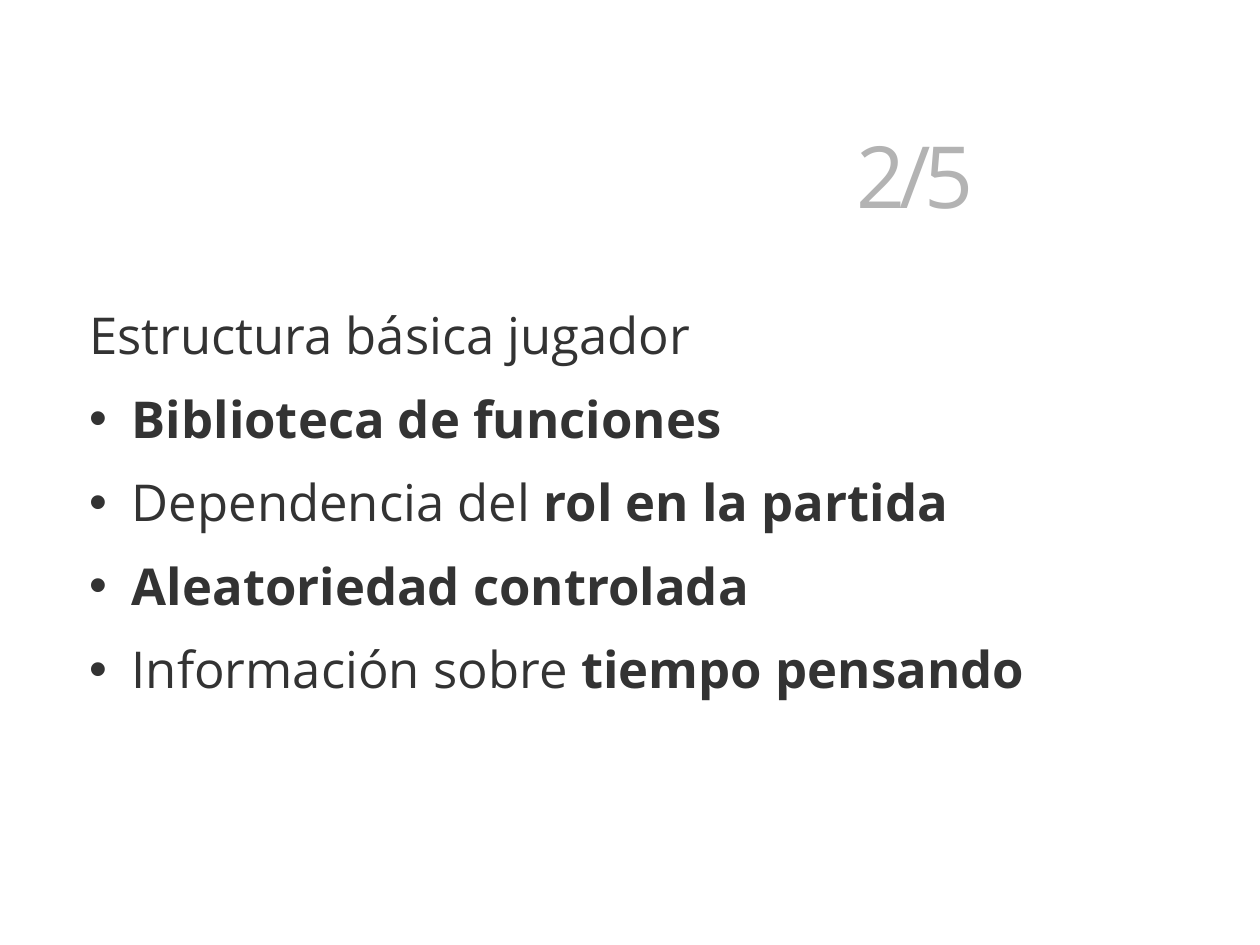
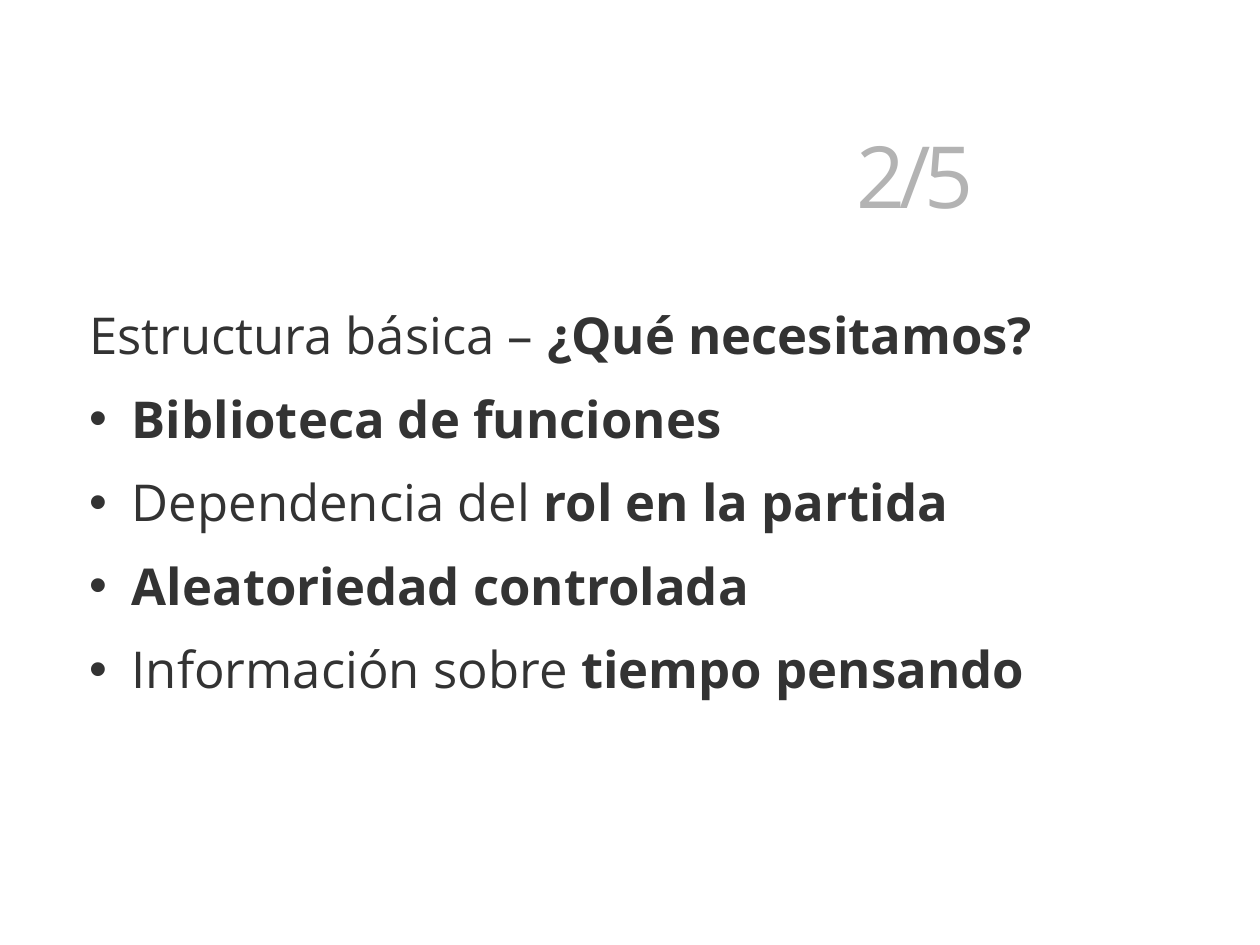
Before and after one commit to 3oheme/dominous, a slide deck: slide 32 of docs/presentacion/presentacion.odp. Drawn at 1260x945 pixels with LibreOffice and Linux fonts; fonts in the diff are those of the drawing; background and template pictures are left out. Boxes give left, top, right and bottom in pixels: in the first picture for what was removed or moved away, otherwise in the second. Text is boxed around its words. In the diff, an @@ line names an element or a change of style, - is before the commit and + after.

```diff
--- a/docs/presentacion/presentacion.odp
+++ b/docs/presentacion/presentacion.odp
@@ text at (x1=89, y1=315, x2=1032, y2=364): text changed @@
-Estructura básica jugador
+Estructura básica – ¿Qué necesitamos?
```
